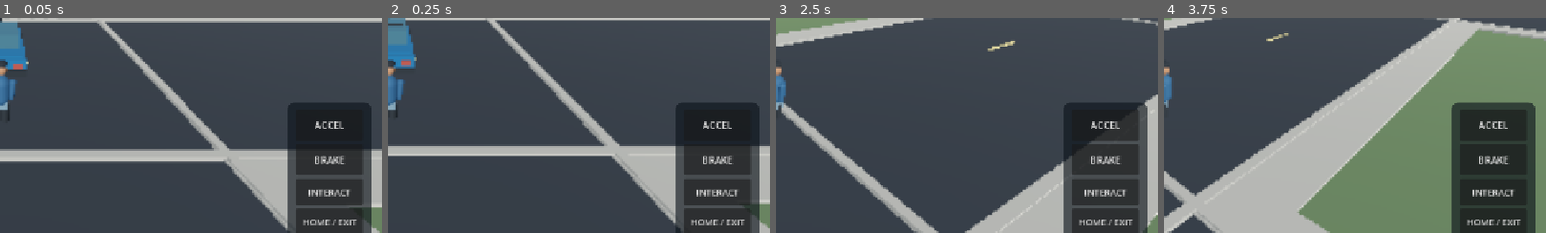
Above: before the commit, frames 1-4 (left to right).
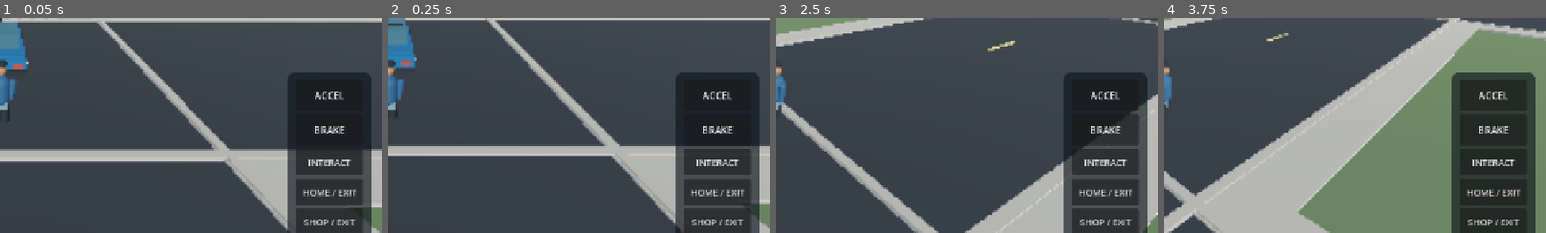
Above: after the commit, the same moments.

Repository: g82202773-coder/-blue-orbit-731
Game: Godot game, scene res://scenes/main.tscn
Same seed, same stepped clock (60 frames per second), same inputs: the game is played once before the commit and once after it.
Inputs (mouse positions are % of the whole screen's width and height, from its top left):
- Up to frame 1 (0.05 s): no input
- Up to frame 2 (0.25 s): no input
- Up to frame 3 (2.5 s): click "INTERACT" at 0.5 s; move the mouse to (72, 45) at 1.27 s; hold D (move_right) 1.28-2 s; tap E (interact) at 1.35 s; click (72, 45) at 1.42 s; drag from (30, 55) to (45, 70) at 2.02 s
- Up to frame 4 (3.75 s): move the mouse to (60, 28) at 2.77 s; hold D (move_right) 2.78-3.5 s; tap E (interact) at 2.85 s; drag from (45, 70) to (20, 35) at 3.52 s
The pictures show only the part of the screen within x 50-100%, y 39-89%; the shares and areas given below are measured in that part.

The runs differ from the first frame. In frame 1, 4.3% of the frame differs, in the area x 75-98%, y 25-97%; in frame 2, 4.6%; in frame 3, 4.7%; in frame 4, 4.4%.

Commit message:
Add enterable shop interior, in-store restocking and persistent business location

Diff:
--- a/scripts/main.gd
+++ b/scripts/main.gd
@@ -11,6 +11,8 @@
 const MINIMAP_SCRIPT = preload("res://scripts/minimap.gd")
 const HOME_DOOR_POSITION := Vector3(100.0, 1.0, 98.0)
 const HOME_INTERIOR_POSITION := Vector3(150.0, 1.0, 150.0)
+const SHOP_DOOR_POSITION := Vector3(-20.0, 1.0, -68.0)
+const SHOP_INTERIOR_POSITION := Vector3(180.0, 1.0, 150.0)
 
 var mats: Dictionary = {}
 var game_environment: Environment
@@ -18,6 +20,8 @@
 var sun_light: DirectionalLight3D
 var home_interior: Node3D
 var home_sign: Label3D
+var shop_interior: Node3D
+var shop_sign: Label3D
 var window_transforms: Array[Transform3D] = []
 var trim_transforms: Array[Transform3D] = []
 var lane_transforms: Array[Transform3D] = []
@@ -89,6 +93,7 @@
     _build_environment()
     _build_city()
     _build_home_property()
+    _build_shop_interior()
     _build_player()
     _build_car()
     if GameState.bike_owned:
@@ -112,13 +117,24 @@
     if player.global_position.y < 0.8:
         player.global_position.y = 1.0
     if GameState.inside_home and GameState.home_owned:
+        GameState.inside_shop = false
         home_interior.show()
+        shop_interior.hide()
+        GameState.was_driving = false
+        player.global_position = GameState.player_position
+        camera_distance = 5.5
+    elif GameState.inside_shop and GameState.shop_owned:
+        GameState.inside_home = false
+        home_interior.hide()
+        shop_interior.show()
         GameState.was_driving = false
         player.global_position = GameState.player_position
         camera_distance = 5.5
     else:
         GameState.inside_home = false
+        GameState.inside_shop = false
         home_interior.hide()
+        shop_interior.hide()
     if GameState.was_driving:
         active_vehicle_kind = GameState.active_vehicle_kind
         if active_vehicle_kind == "motorbike" and is_instance_valid(bike):
@@ -426,6 +442,88 @@
     else:
         _enter_home()
 
+func _build_shop_interior() -> void:
+    shop_interior = Node3D.new()
+    shop_interior.name = "OwnedShopInterior"
+    shop_interior.position = Vector3(180.0, 0.0, 150.0)
+    add_child(shop_interior)
+    _static_box(shop_interior, Vector3(14.0, 0.18, 14.0), Vector3(0.0, -0.1, 0.0), mats["concrete"], "ShopFloorCollision")
+    _box_mesh(shop_interior, Vector3(5.8, 3.8, 0.25), Vector3(-4.1, 1.8, -7.0), mats["cream"], "ShopNorthLeft")
+    _box_mesh(shop_interior, Vector3(5.8, 3.8, 0.25), Vector3(4.1, 1.8, -7.0), mats["cream"], "ShopNorthRight")
+    _box_mesh(shop_interior, Vector3(14.0, 3.8, 0.25), Vector3(0.0, 1.8, 7.0), mats["cream"], "ShopSouthWall")
+    _box_mesh(shop_interior, Vector3(0.25, 3.8, 14.0), Vector3(-7.0, 1.8, 0.0), mats["cream"], "ShopWestWall")
+    _box_mesh(shop_interior, Vector3(0.25, 3.8, 14.0), Vector3(7.0, 1.8, 0.0), mats["cream"], "ShopEastWall")
+    _box_mesh(shop_interior, Vector3(1.4, 2.9, 0.12), Vector3(0.0, 1.45, -6.84), mats["dark"], "ShopFrontDoor")
+    # Sales counter and cash register face the entrance.
+    _box_mesh(shop_interior, Vector3(5.6, 0.95, 1.0), Vector3(0.0, 0.78, -3.8), mats["brick"], "ShopCounter")
+    _box_mesh(shop_interior, Vector3(0.65, 0.42, 0.5), Vector3(-1.7, 1.45, -3.8), mats["dark"], "CashRegister")
+    # Merchandise shelves on both walls; stock is represented by compact product blocks.
+    for shelf_x in [-5.2, 5.2]:
+        for shelf_z in [-3.0, 0.0, 3.0]:
+            _box_mesh(shop_interior, Vector3(0.65, 2.4, 2.4), Vector3(shelf_x, 1.2, shelf_z), mats["dark"], "ShopShelf")
+            for row in range(3):
+                for column in range(2):
+                    var product_color: Material = mats["yellow"] if (row + column) % 2 == 0 else mats["red"]
+                    _box_mesh(shop_interior, Vector3(0.42, 0.42, 0.48), Vector3(shelf_x - signf(shelf_x) * 0.38, 0.48 + float(row) * 0.68, shelf_z - 0.55 + float(column) * 0.95), product_color, "ShelfProduct")
+    _box_mesh(shop_interior, Vector3(1.2, 2.0, 1.1), Vector3(3.9, 1.0, -5.4), mats["blue"], "DrinksFridge")
+    _box_mesh(shop_interior, Vector3(3.0, 0.12, 2.2), Vector3(0.0, 0.12, 2.8), mats["cream"], "ShopDisplayTable")
+    var shop_light := StandardMaterial3D.new()
+    shop_light.albedo_color = Color("#f4dfa9")
+    shop_light.emission_enabled = true
+    shop_light.emission = Color("#f4dfa9")
+    shop_light.emission_energy_multiplier = 0.45
+    _box_mesh(shop_interior, Vector3(1.1, 0.12, 1.1), Vector3(0.0, 3.35, 0.0), shop_light, "ShopCeilingLight")
+    shop_interior.hide()
+
+func _enter_shop() -> void:
+    if driving:
+        _show_toast("Exit your vehicle before entering the shop.")
+        return
+    if not GameState.shop_owned:
+        _show_toast("Purchase the corner shop from the Empire menu first.")
+        return
+    if player.global_position.distance_to(SHOP_DOOR_POSITION) > 6.0:
+        _show_toast("Go to your shop's front entrance to enter.")
+        return
+    GameState.shop_return_position = player.global_position
+    GameState.inside_shop = true
+    GameState.inside_home = false
+    GameState.was_driving = false
+    driving = false
+    active_vehicle = null
+    car_speed = 0.0
+    shop_interior.show()
+    home_interior.hide()
+    player.global_position = SHOP_INTERIOR_POSITION
+    player.rotation.y = 0.0
+    player.velocity = Vector3.ZERO
+    camera_yaw = 0.0
+    camera_distance = 5.5
+    GameState.set_player_position(player.global_position)
+    GameState.save_game()
+    _refresh_ui()
+    _show_toast("Welcome to your shop. Restock inventory and manage daily sales here.")
+
+func _exit_shop() -> void:
+    if not GameState.inside_shop:
+        return
+    shop_interior.hide()
+    GameState.inside_shop = false
+    player.global_position = GameState.shop_return_position
+    player.velocity = Vector3.ZERO
+    camera_yaw = 0.0
+    camera_distance = 8.5
+    GameState.set_player_position(player.global_position)
+    GameState.save_game()
+    _refresh_ui()
+    _show_toast("You left your shop.")
+
+func _shop_action() -> void:
+    if GameState.inside_shop:
+        _exit_shop()
+    else:
+        _enter_shop()
+
 func _build_building(center: Vector3, size: Vector3, facade: Material, index: int) -> void:
     var body := StaticBody3D.new()
     body.position = center
@@ -509,6 +607,8 @@
     sign.modulate = Color("#fff4d8")
     sign.position = Vector3(0.0, -size.y * 0.5 + 1.75, -size.z * 0.5 - 0.13)
     sign.pixel_size = 0.012
+    if index == 4:
+        shop_sign = sign
     parent.add_child(sign)
 
 func _build_street_lights() -> void:
@@ -896,6 +996,7 @@
     _add_hold_button(action_box, "BRAKE", func(): throttle_touch = -1.0, func(): throttle_touch = 0.0, 112.0)
     _add_button(action_box, "INTERACT", _interact, 112.0)
     _add_button(action_box, "HOME / EXIT", _home_action, 112.0)
+    _add_button(action_box, "SHOP / EXIT", _shop_action, 112.0)
     _add_button(action_box, "EXIT CAR", _exit_car, 112.0)
 
 func _set_move_x(value: float) -> void:
@@ -991,6 +1092,7 @@
     empire_box.add_child(empire_info)
     _add_button(empire_box, "BUY STARTER HOME • ₹3,000", _buy_home, 280.0)
     _add_button(empire_box, "ENTER / EXIT HOME", _home_action, 280.0)
+    _add_button(empire_box, "ENTER / EXIT SHOP", _shop_action, 280.0)
     bike_button = _add_button(empire_box, "BUY MOTORBIKE • ₹2,500", _buy_bike, 280.0)
     _add_button(empire_box, "BUY CORNER SHOP • ₹4,000", _buy_shop, 280.0)
     _add_button(empire_box, "RESTOCK SHOP • ₹300", _restock_shop, 280.0)
@@ -1121,6 +1223,9 @@
     if GameState.inside_home:
         player.global_position.x = clampf(player.global_position.x, 143.4, 156.6)
         player.global_position.z = clampf(player.global_position.z, 143.4, 156.6)
+    elif GameState.inside_shop:
+        player.global_position.x = clampf(player.global_position.x, 173.4, 186.6)
+        player.global_position.z = clampf(player.global_position.z, 143.4, 156.6)
     _animate_player(delta, input_axis.length() > 0.05, speed)
     GameState.set_player_position(player.global_position)
 
@@ -1191,10 +1296,15 @@
 
 func _update_camera(delta: float) -> void:
     var focus := active_vehicle.global_position if driving and is_instance_valid(active_vehicle) else player.global_position
-    var offset := Vector3(0.0, 2.35 if GameState.inside_home else 5.0, camera_distance).rotated(Vector3.UP, camera_yaw)
+    var inside_building := GameState.inside_home or GameState.inside_shop
+    var offset := Vector3(0.0, 2.35 if inside_building else 5.0, camera_distance).rotated(Vector3.UP, camera_yaw)
     var desired := focus + offset
     if GameState.inside_home:
         desired.x = clampf(desired.x, 143.5, 156.5)
+        desired.y = clampf(desired.y, 0.8, 3.55)
+        desired.z = clampf(desired.z, 143.5, 156.5)
+    elif GameState.inside_shop:
+        desired.x = clampf(desired.x, 173.5, 186.5)
         desired.y = clampf(desired.y, 0.8, 3.55)
         desired.z = clampf(desired.z, 143.5, 156.5)
     camera.global_position = camera.global_position.lerp(desired, clampf(delta * 5.0, 0.0, 1.0))
@@ -1299,11 +1409,17 @@
     if GameState.inside_home:
         _exit_home()
         return
+    if GameState.inside_shop:
+        _exit_shop()
+        return
     if driving:
         _exit_car()
         return
     if GameState.home_owned and player.global_position.distance_to(HOME_DOOR_POSITION) <= 5.5:
         _enter_home()
+        return
+    if GameState.shop_owned and player.global_position.distance_to(SHOP_DOOR_POSITION) <= 5.5:
+        _enter_shop()
         return
     var nearest_vehicle: CharacterBody3D = car
     var nearest_distance := player.global_position.distance_to(car.global_position)
@@ -1433,6 +1549,8 @@
         GameState.was_driving = false
     if GameState.inside_home and not GameState.home_owned:
         GameState.inside_home = false
+    if GameState.inside_shop and not GameState.shop_owned:
+        GameState.inside_shop = false
 
 func _save_now() -> void:
     _sync_save_state()
@@ -1451,10 +1569,12 @@
     _update_fuel_hud()
     if is_instance_valid(map_panel) and map_panel.visible:
         _update_minimap()
-    var travel_state := "HOME INTERIOR" if GameState.inside_home else ("DRIVING %s" % active_vehicle_kind.to_upper() if driving else "ON FOOT")
+    var travel_state := "HOME INTERIOR" if GameState.inside_home else ("SHOP INTERIOR" if GameState.inside_shop else ("DRIVING %s" % active_vehicle_kind.to_upper() if driving else "ON FOOT"))
     location_label.text = "%s  •  NET WORTH ₹%d" % [travel_state, GameState.net_worth()]
     if is_instance_valid(home_sign):
         home_sign.text = "YOUR STARTER HOME" if GameState.home_owned else "STARTER HOME • ₹3,000"
+    if is_instance_valid(shop_sign):
+        shop_sign.text = "YOUR TEA HOUSE" if GameState.shop_owned else "TEA HOUSE • FOR SALE"
     if is_instance_valid(bank_info):
         var recent := ""
         for i in range(mini(GameState.transactions.size(), 5)):
@@ -1489,10 +1609,11 @@
 func _update_minimap() -> void:
     if not is_instance_valid(minimap_display) or not is_instance_valid(player):
         return
-    minimap_display.set("player_position", HOME_DOOR_POSITION if GameState.inside_home else player.global_position)
+    var map_player_position: Vector3 = HOME_DOOR_POSITION if GameState.inside_home else (SHOP_DOOR_POSITION if GameState.inside_shop else player.global_position)
+    minimap_display.set("player_position", map_player_position)
     minimap_display.set("home_position", HOME_DOOR_POSITION)
     minimap_display.set("has_home", true)
-    minimap_display.set("shop_position", Vector3(-20.0, 0.0, 20.0))
+    minimap_display.set("shop_position", SHOP_DOOR_POSITION)
     minimap_display.set("has_shop", GameState.shop_owned)
     var shown_vehicle: Node3D = active_vehicle if driving and is_instance_valid(active_vehicle) else car
     if is_instance_valid(shown_vehicle):
